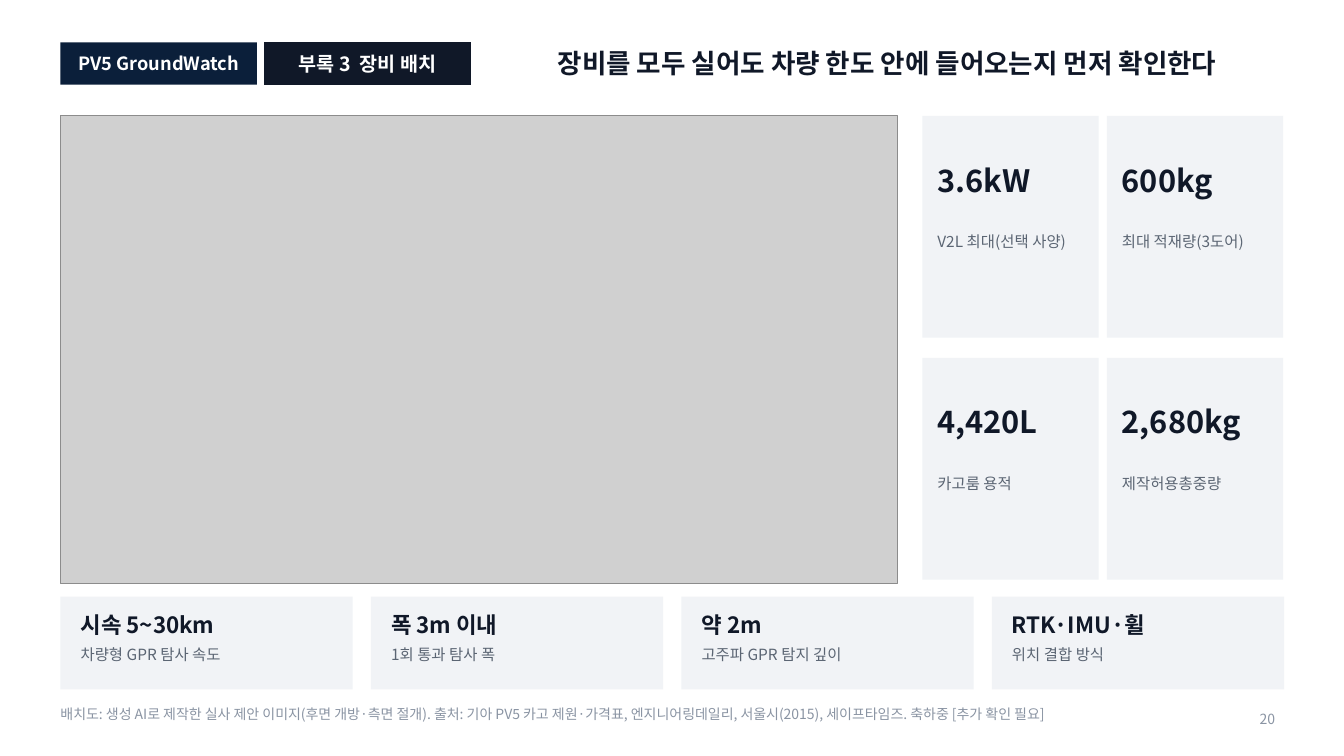
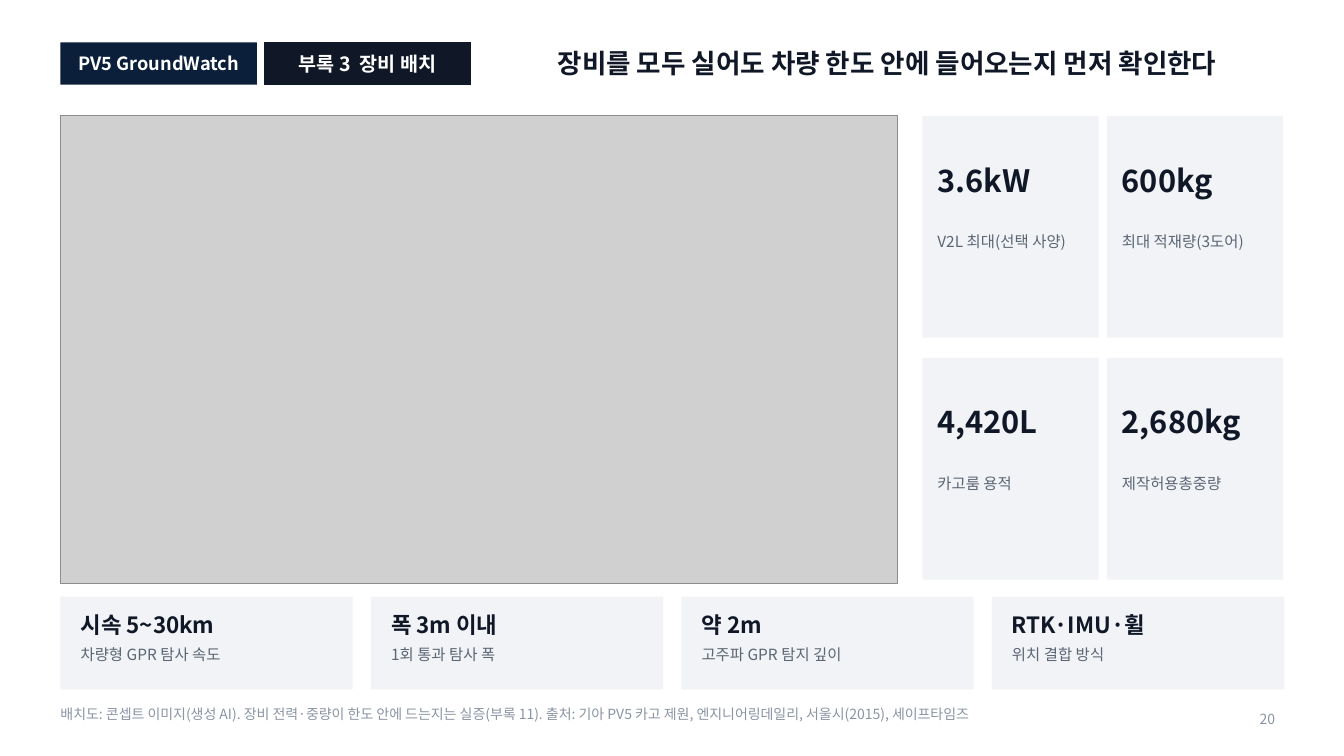
Before and after one commit to woojin-choe/pv5-hose-lab, a slide deck: slide 20 of ppt_all/PV5_GroundWatch_10_18.pptx. Drawn at 1344x756 pixels with LibreOffice and Linux fonts; fonts in the diff are those of the drawing; grey boxes stand for pictures. Boxes give left, top, right and bottom in pixels: in the first picture for what was removed or moved away, otherwise in the second. Text is boxed around its words. In the diff, an @@ line names an element or a change of style, - is before the commit and + after.

Commit message:
docs(ppt_all): PV5_GroundWatch_10_19 — v3 수정본 13장 (왜 PV5인가 추가, 출처·섹션 칩 정리)

```diff
--- a/ppt_all/PV5_GroundWatch_10_18.pptx
+++ b/ppt_all/PV5_GroundWatch_10_18.pptx
@@ text at (60, 707, 969, 722): text changed @@
-배치도: 생성 AI로 제작한 실사 제안 이미지(후면 개방·측면 절개). 출처: 기아 PV5 카고 제원·가격표, 엔지니어링데일리, 서울시(2015), 세이프타임즈. 축하중 [추가 확인 필요]
+배치도: 콘셉트 이미지(생성 AI). 장비 전력·중량이 한도 안에 드는지는 실증(부록 11). 출처: 기아 PV5 카고 제원, 엔지니어링데일리, 서울시(2015), 세이프타임즈
```
Also in this commit, not shown: 18 other slides changed, 1 slide removed, 27 other files.
